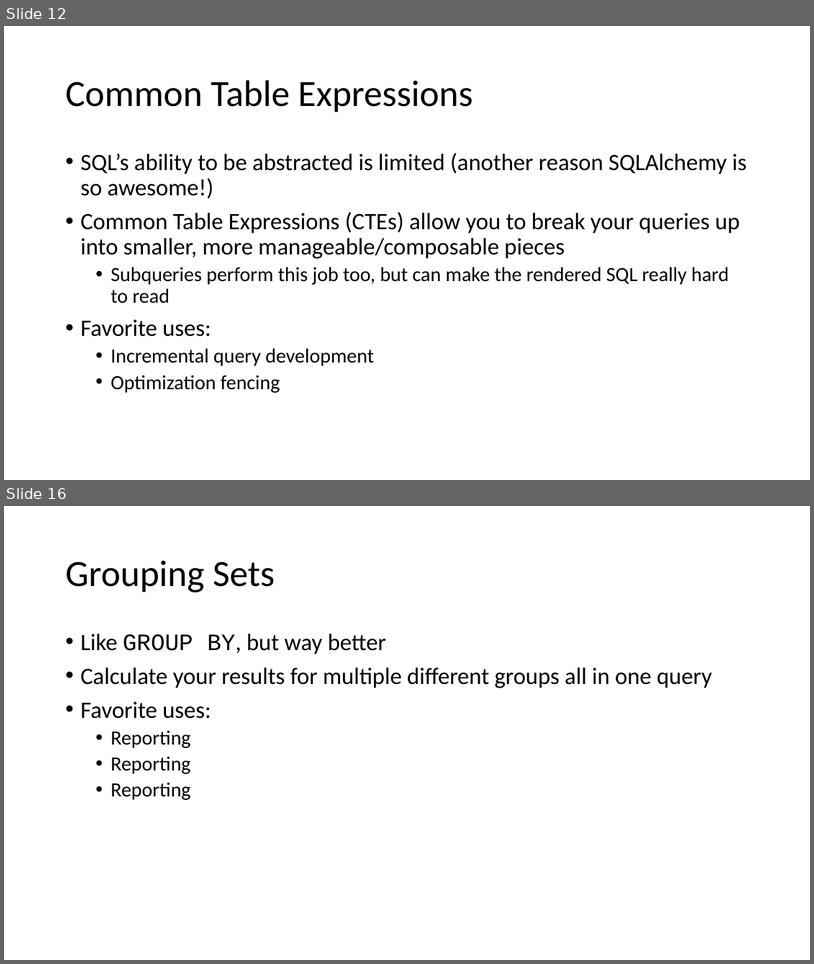
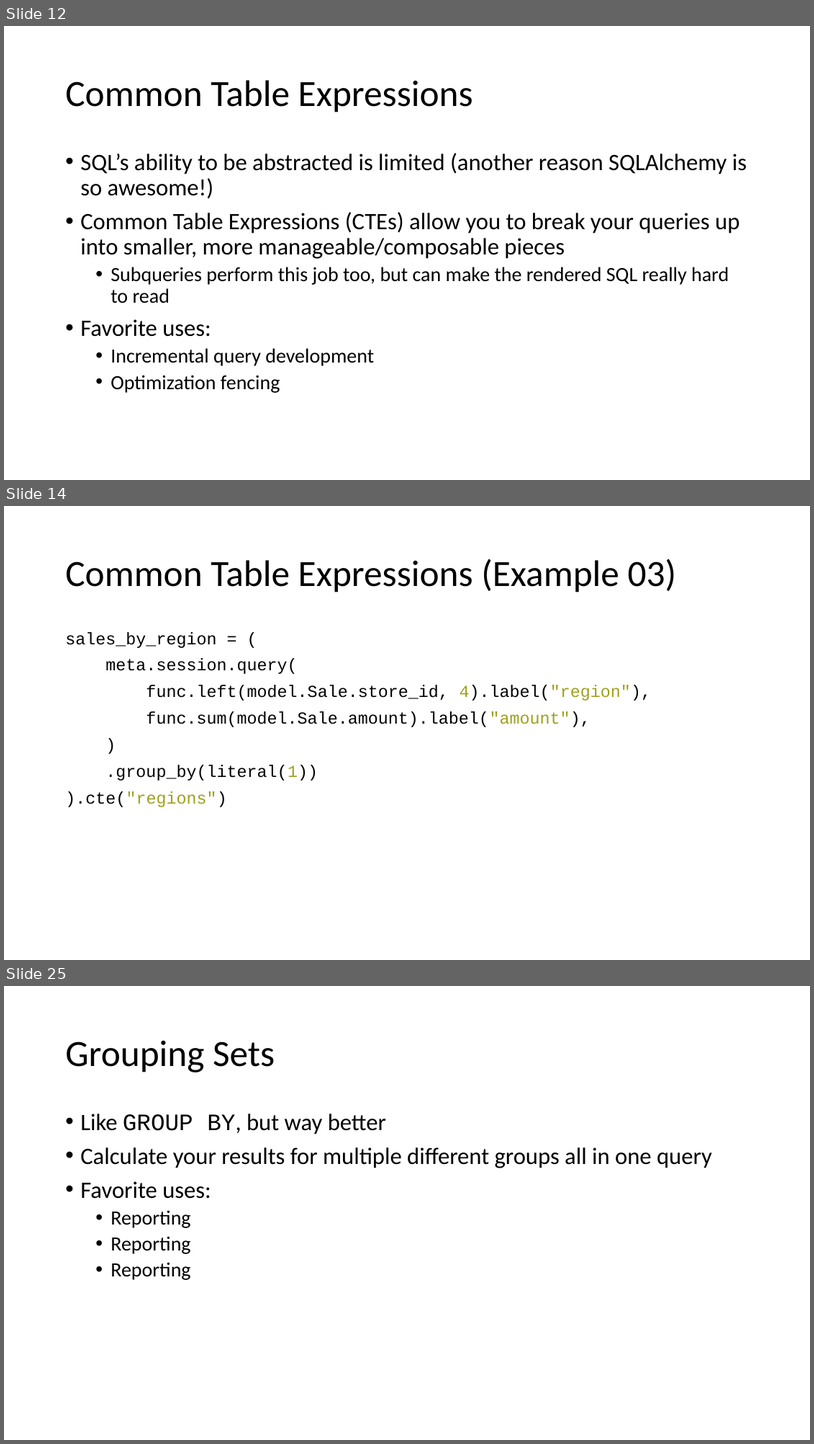
Before and after one commit to f0rk/pygotham-2019, a slide deck: pygotham-2019.pptx. Shown one above the other, each under a label of ours: slides 12 and 16 before the commit, slides 12, 14 and 25 after it; the slides between them are not shown. The pictures are 814x964 and 814x1444 pixels, drawn with LibreOffice and Linux fonts; fonts in the diff are those of the drawing. Boxes give left, top, right and bottom in pixels: in the first picture for what was removed or moved away, otherwise in the second. Text is boxed around its words. In the diff, an @@ line names an element or a change of style, - is before the commit and + after.

Commit message:
additonal example + more deck content

```diff
--- a/pygotham-2019.pptx
+++ b/pygotham-2019.pptx
@@ slide 14 added at bbox=[4, 506, 810, 960], background #FFFFFF @@
@@ title added at bbox=[65, 559, 677, 592], 44 pt, text #000000 @@
+Common Table Expressions (Example 03)
@@ text added at bbox=[65, 632, 652, 807], 20 pt, text #000000 @@
+sales_by_region = (
+meta.session.query(
+func.left(model.Sale.store_id, 4).label("region"),
+func.sum(model.Sale.amount).label("amount"),
+)
+.group_by(literal(1))
+).cte("regions")
@@ what was slide 16 is now slide 25 @@
```
Also in this commit, not shown: 4 slides changed, 12 other slides added, 1 other file.
